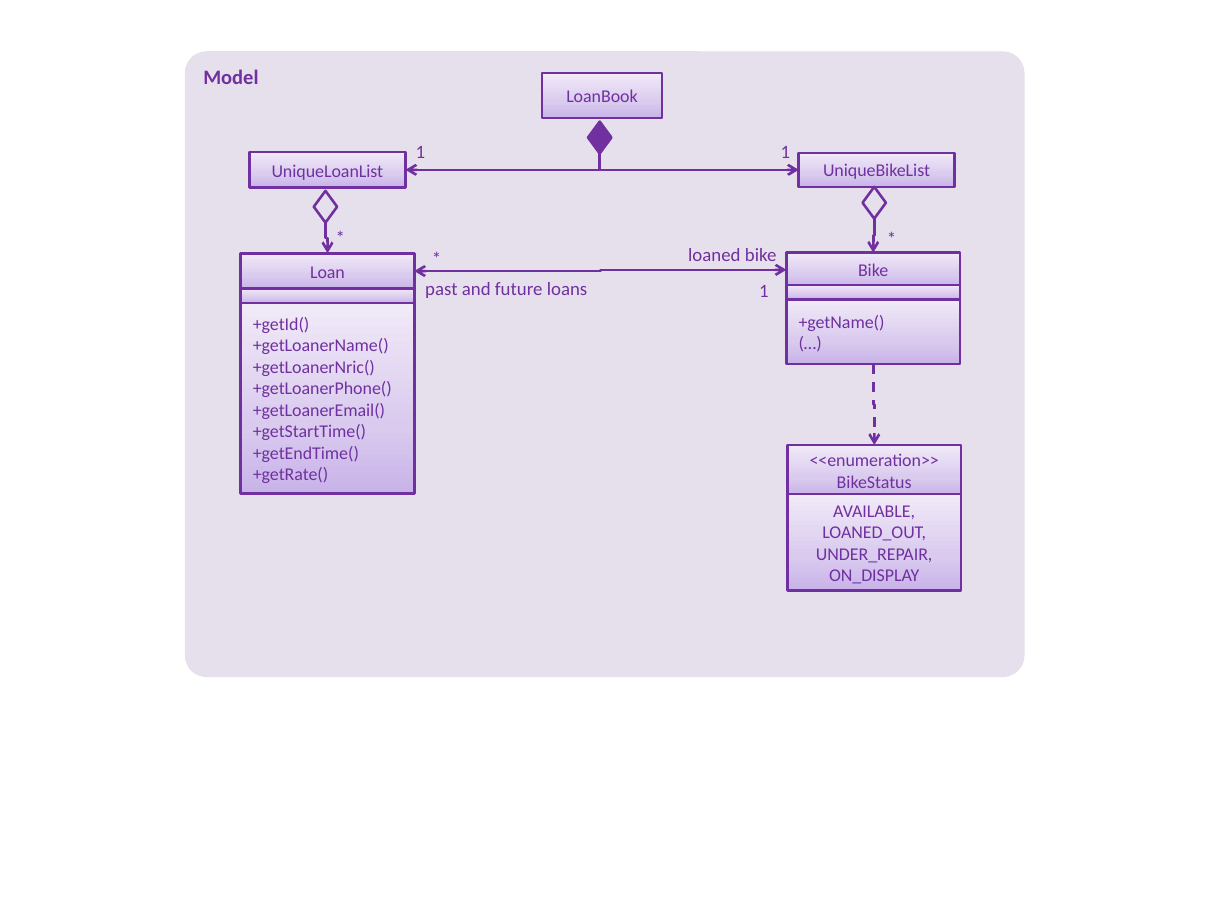
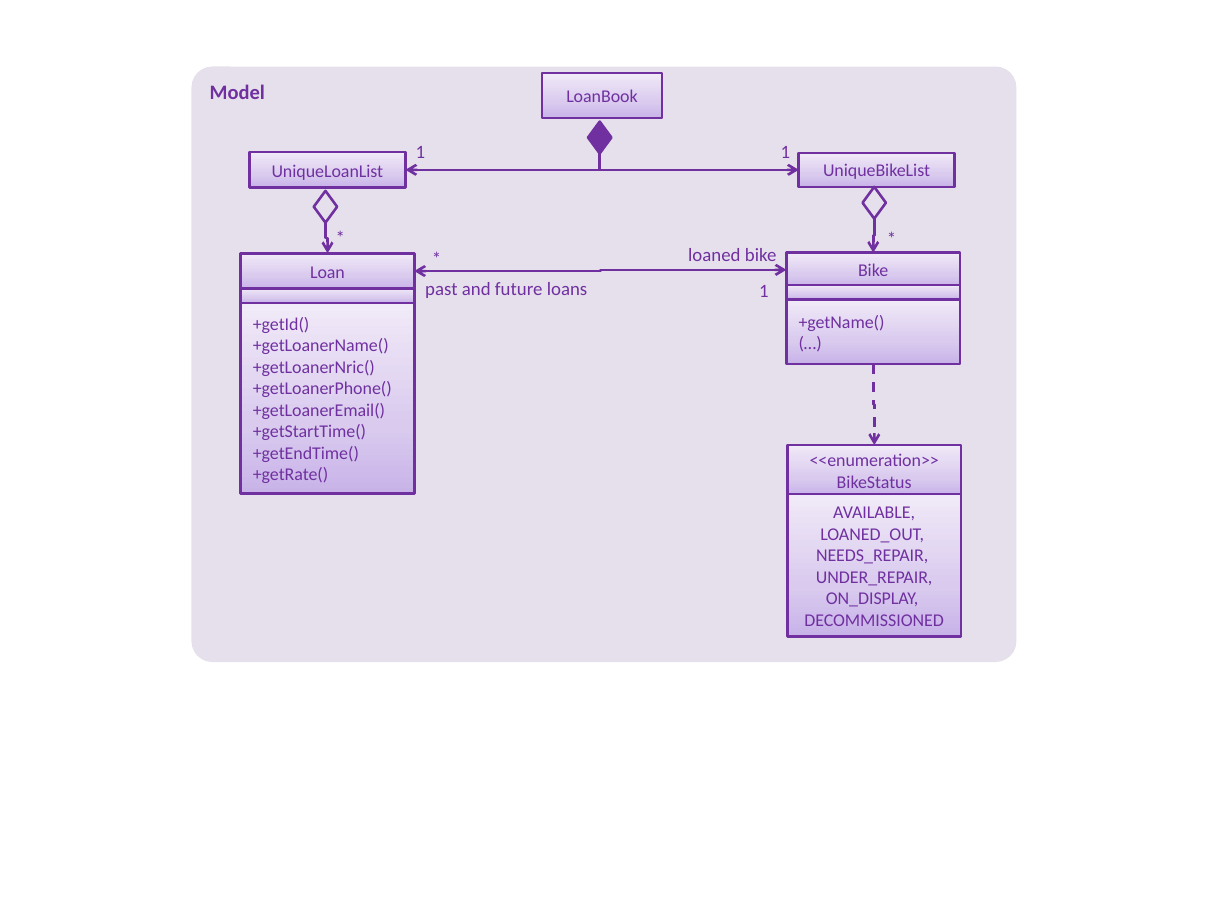
Before and after one commit to CS2103-AY1819S1-F10-2/addressbook-level4, a slide deck: slide 1 of docs/diagrams/BicycleManagementClassDiagram.pptx. Drawn at 1232x924 pixels with LibreOffice and Linux fonts; fonts in the diff are those of the drawing. Boxes give left, top, right and bottom in pixels: in the first picture for what was removed or moved away, otherwise in the second. Text is boxed around its words. In the diff, an @@ line names an element or a change of style, - is before the commit and + after.

```diff
--- a/docs/diagrams/BicycleManagementClassDiagram.pptx
+++ b/docs/diagrams/BicycleManagementClassDiagram.pptx
@@ rounded rectangle "Model": place and size @@
-rounded rectangle "Model" at (185,52,1025,678)
+rounded rectangle "Model" at (191,67,1016,662)
@@ rectangle "AVAILABLE, LOANED_OUT,": place and size @@
-rectangle "AVAILABLE, LOANED_OUT," at (787,494,961,590)
+rectangle "AVAILABLE, LOANED_OUT," at (787,494,961,637)
@@ text in rectangle at (804,506,944,626): text changed @@
-AVAILABLE, LOANED_OUT, UNDER_REPAIR, ON_DISPLAY
+AVAILABLE, LOANED_OUT,
+NEEDS_REPAIR, UNDER_REPAIR, ON_DISPLAY,
+DECOMMISSIONED
```
Also in this commit, not shown: 2 other files.
